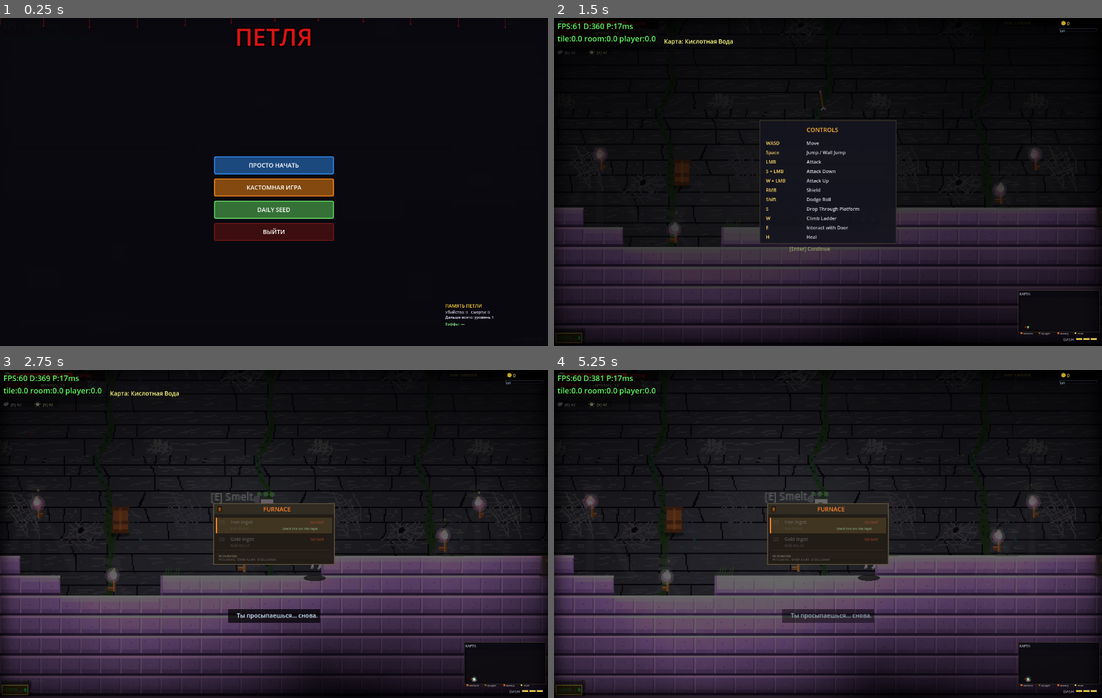
Above: before the commit, frames 1-4 (two rows, left to right).
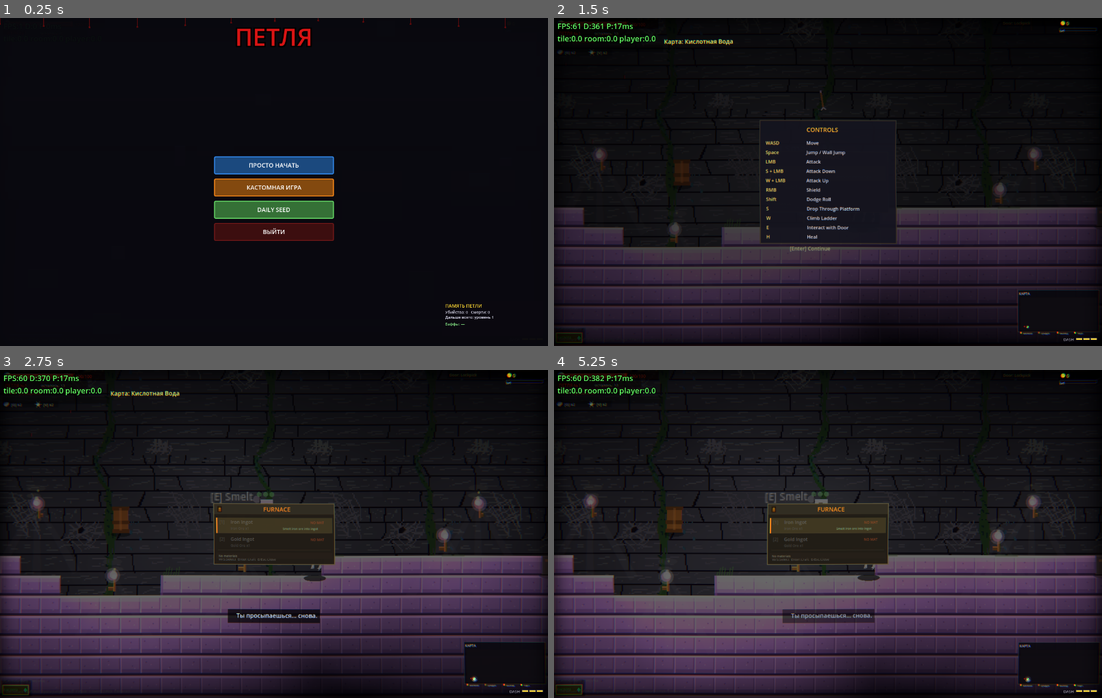
Above: after the commit, the same moments.

Repository: volcraft44/petlya-game
Game: Godot game, scene res://scenes/main.tscn
Same seed, same stepped clock (60 frames per second), same inputs: the game is played once before the commit and once after it.
Inputs (mouse positions are in pixels of both pictures, inside the frame that each line leads up to):
- Up to frame 1 (0.25 s): no input
- Up to frame 2 (1.5 s): click "ПРОСТО НАЧАТЬ" at 0.5 s; tap Enter (ui_accept) at 1.25 s; move the mouse to (948, 165) at 1.27 s; hold D (move_right) from 1.28 s (still down); tap E (interact) at 1.35 s; click (948, 165) at 1.42 s
- Up to frame 3 (2.75 s): tap Space (jump) at 1.52, 1.82 s; release D (move_right) at 2 s; drag from (164, 550) to (312, 563) at 2.02 s
- Up to frame 4 (5.25 s): move the mouse to (882, 461) at 2.77 s; hold A (move_left) 2.78-3.5 s; tap 1 at 2.85 s; click (882, 461) at 2.92 s; drag from (800, 599) to (828, 524) at 3.52 s; move the mouse to (992, 583) at 4.27 s; hold D (move_right) 4.28-5 s; tap 3 at 4.35 s; click (992, 583) at 4.42 s; tap Space (jump) at 4.52, 4.82 s; drag from (663, 484) to (789, 524) at 5.02 s

The runs differ from the first frame. In frame 2, 1.4% of the frame differs, in the area x 0-100%, y 0-100%; in frame 3, 2.0%; in frame 4, 1.8%.

Commit message:
Add tasteful psychedelic screen shader (cheap, single GPU pass)
One full-screen canvas shader (hue drift + gentle wave warp + edge chromatic
aberration + soft breathing) on a layer below the UI, so the world is trippy
but HUD/controls stay crisp. Intensity is a saved setting (off/low/med/high)
and surges as HP drops. Layer is hidden entirely when off (no back-buffer
copy cost). Replaces the old expensive per-primitive psychedelic overlay.

Co-Authored-By: Claude Opus 4.8 <noreply@anthropic.com>

Diff:
--- a/scripts/hud.gd
+++ b/scripts/hud.gd
@@ -84,6 +84,7 @@
 var settings_sfx_vol: float = 60.0
 var settings_shake: bool = true
 var settings_fps: int = 60
+var settings_psy: int = 1
 
 # === ECONOMY & PROGRESSION ===
 var coins: int = 0
@@ -1822,21 +1823,23 @@
 	draw_node.draw_string(ThemeDB.fallback_font, Vector2(cx, screen_size.y * 0.82),
 		"W/S выбор   Enter принять", HORIZONTAL_ALIGNMENT_CENTER, -1, 8, Color(0.5, 0.5, 0.5))
 
-func show_settings(sel: int, master: float, sfx: float, shake: bool, fps: int = 60):
+func show_settings(sel: int, master: float, sfx: float, shake: bool, fps: int = 60, psy: int = 1):
 	settings_visible = true
 	settings_selection = sel
 	settings_master_vol = master
 	settings_sfx_vol = sfx
 	settings_shake = shake
 	settings_fps = fps
+	settings_psy = psy
 	draw_node.queue_redraw()
 
-func update_settings(sel: int, master: float, sfx: float, shake: bool, fps: int = 60):
+func update_settings(sel: int, master: float, sfx: float, shake: bool, fps: int = 60, psy: int = 1):
 	settings_selection = sel
 	settings_master_vol = master
 	settings_sfx_vol = sfx
 	settings_shake = shake
 	settings_fps = fps
+	settings_psy = psy
 	draw_node.queue_redraw()
 
 func hide_settings():
@@ -1852,7 +1855,7 @@
 
 	# Panel
 	var pw = 240.0
-	var ph = 200.0
+	var ph = 236.0
 	draw_node.draw_rect(Rect2(cx - pw / 2, cy - ph / 2, pw, ph), Color(0.08, 0.08, 0.12, 0.97))
 	draw_node.draw_rect(Rect2(cx - pw / 2, cy - ph / 2, pw, ph), Color(0.4, 0.4, 0.6, 0.8), false, 2.0)
 
@@ -1860,12 +1863,12 @@
 	draw_node.draw_string(ThemeDB.fallback_font, Vector2(cx, cy - ph / 2 + 16),
 		"НАСТРОЙКИ", HORIZONTAL_ALIGNMENT_CENTER, -1, 16, Color(1, 0.9, 0.4))
 
-	# Items: master vol, sfx vol, screen shake, fps limit
-	var labels = ["Громкость:", "Звуки:", "Тряска экрана:", "Лимит FPS:"]
-	var row_h = 36.0
-	var start_y = cy - ph / 2 + 44.0
-
-	for i in 4:
+	# Items: master vol, sfx vol, screen shake, fps limit, psychedelic
+	var labels = ["Громкость:", "Звуки:", "Тряска экрана:", "Лимит FPS:", "Психоделика:"]
+	var row_h = 34.0
+	var start_y = cy - ph / 2 + 42.0
+
+	for i in 5:
 		var ry = start_y + i * row_h
 		var selected = (i == settings_selection)
 		var label_col = Color(1, 1, 1) if selected else Color(0.6, 0.6, 0.6)
@@ -1887,11 +1890,17 @@
 			var toggle_col = Color(0.3, 1, 0.3) if settings_shake else Color(1, 0.4, 0.4)
 			draw_node.draw_string(ThemeDB.fallback_font, Vector2(cx + 14, ry + 14),
 				toggle_text, HORIZONTAL_ALIGNMENT_LEFT, -1, 11, toggle_col)
-		else:
+		elif i == 3:
 			var fps_text = "БЕЗ ЛИМИТА" if settings_fps == 0 else str(settings_fps)
 			var fps_col = Color(0.4, 0.9, 1.0) if selected else Color(0.7, 0.8, 0.9)
 			draw_node.draw_string(ThemeDB.fallback_font, Vector2(cx + 14, ry + 14),
 				"< " + fps_text + " >", HORIZONTAL_ALIGNMENT_LEFT, -1, 11, fps_col)
+		else:
+			var psy_names = ["ВЫКЛ", "СЛАБО", "СРЕДНЕ", "СИЛЬНО"]
+			var psy_text = psy_names[clampi(settings_psy, 0, 3)]
+			var psy_col = Color(0.85, 0.5, 1.0) if selected else Color(0.7, 0.6, 0.85)
+			draw_node.draw_string(ThemeDB.fallback_font, Vector2(cx + 14, ry + 14),
+				"< " + psy_text + " >", HORIZONTAL_ALIGNMENT_LEFT, -1, 11, psy_col)
 
 	# Hint
 	draw_node.draw_string(ThemeDB.fallback_font, Vector2(cx, cy + ph / 2 - 14),
--- a/scripts/main.gd
+++ b/scripts/main.gd
@@ -92,7 +92,7 @@
 # Лимит FPS: варианты (0 = без лимита). Меняется в настройках.
 var settings_fps_options: Array = [30, 60, 90, 120, 144, 0]
 var settings_fps_idx: int = 1   # выставится в _ready по платформе
-const SETTINGS_COUNT := 4   # пунктов в меню настроек (громкость, sfx, тряска, fps)
+const SETTINGS_COUNT := 5   # громкость, sfx, тряска, fps, психоделика
 var tutorial_requested: bool = false
 
 # Post-boss bonus
@@ -138,6 +138,12 @@
 var _fps_label: Label
 var _fps_cd: float = 0.0
 
+# Психоделический полноэкранный шейдер
+var _psy_mat: ShaderMaterial = null
+var _psy_layer: CanvasLayer = null
+var settings_psy: int = 1   # 0=выкл, 1=слабо, 2=средне, 3=сильно
+const PSY_LEVELS := [0.0, 0.30, 0.6, 1.0]
+
 
 # Низкое железо (телефон): на нём выключаем весь динамический свет —
 # главный пожиратель FPS в 2D — и держим сцену яркой через ambient.
@@ -161,6 +167,7 @@
 		settings_sfx_vol = cfg.get_value("audio", "sfx", settings_sfx_vol)
 		settings_shake = cfg.get_value("game", "shake", settings_shake)
 		settings_fps_idx = clampi(cfg.get_value("game", "fps_idx", settings_fps_idx), 0, settings_fps_options.size() - 1)
+		settings_psy = clampi(cfg.get_value("game", "psy", settings_psy), 0, 3)
 
 func _save_settings():
 	var cfg := ConfigFile.new()
@@ -168,6 +175,7 @@
 	cfg.set_value("audio", "sfx", settings_sfx_vol)
 	cfg.set_value("game", "shake", settings_shake)
 	cfg.set_value("game", "fps_idx", settings_fps_idx)
+	cfg.set_value("game", "psy", settings_psy)
 	cfg.save(SETTINGS_PATH)
 
 func _ready():
@@ -197,6 +205,27 @@
 	camera.position_smoothing_speed = 8.0
 	add_child(camera)
 	camera.make_current()  # гарантируем, что это активная камера (для куллинга тайлов)
+
+	# === Психоделический шейдер (слой 40: поверх мира, под UI) ===
+	# BackBufferCopy копирует мир → ColorRect перерисовывает его искажённым.
+	# UI (управление/HUD на слоях 50+) остаётся чётким.
+	_psy_layer = CanvasLayer.new()
+	var psy_layer := _psy_layer
+	psy_layer.layer = 40
+	psy_layer.visible = settings_psy > 0   # выключен → нет копии экрана/шейдера
+	add_child(psy_layer)
+	var bbc := BackBufferCopy.new()
+	bbc.copy_mode = BackBufferCopy.COPY_MODE_VIEWPORT
+	psy_layer.add_child(bbc)
+	var psy_rect := ColorRect.new()
+	psy_rect.set_anchors_and_offsets_preset(Control.PRESET_FULL_RECT)
+	psy_rect.mouse_filter = Control.MOUSE_FILTER_IGNORE
+	_psy_mat = ShaderMaterial.new()
+	_psy_mat.shader = load("res://shaders/psychedelic.gdshader")
+	_psy_mat.set_shader_parameter("intensity", PSY_LEVELS[settings_psy])
+	_psy_mat.set_shader_parameter("surge", 0.0)
+	psy_rect.material = _psy_mat
+	psy_layer.add_child(psy_rect)
 
 	# Тёмный лиловый сумрак — атмосферно но не светло.
 	darkness = CanvasModulate.new()
@@ -1264,6 +1293,13 @@
 # ───────────────────────────────────────────────────────────────────────────
 
 func _process(delta):
+	# Психоделика усиливается при низком HP («штырит» сильнее у смерти)
+	if _psy_mat and settings_psy > 0 and player and is_instance_valid(player) and not player.is_dead:
+		var hp_frac := float(player.health) / float(maxi(player.max_health, 1))
+		var surge := 0.0
+		if hp_frac < 0.35:
+			surge = (0.35 - hp_frac) / 0.35 * 0.30
+		_psy_mat.set_shader_parameter("surge", surge)
 	if _fps_label:
 		_fps_cd -= delta
 		if _fps_cd <= 0.0:
@@ -1364,7 +1400,7 @@
 		0: _unpause()
 		1:
 			settings_open = true
-			hud.show_settings(settings_selection, settings_master_vol, settings_sfx_vol, settings_shake, settings_fps_options[settings_fps_idx])
+			hud.show_settings(settings_selection, settings_master_vol, settings_sfx_vol, settings_shake, settings_fps_options[settings_fps_idx], settings_psy)
 		2:
 			_unpause()
 			tutorial_requested = true
@@ -1375,7 +1411,7 @@
 
 func _sync_settings_hud():
 	hud.update_settings(settings_selection, settings_master_vol, settings_sfx_vol,
-		settings_shake, settings_fps_options[settings_fps_idx])
+		settings_shake, settings_fps_options[settings_fps_idx], settings_psy)
 
 func _settings_adjust(dir: int):
 	match settings_selection:
@@ -1390,6 +1426,12 @@
 			# Циклически меняем лимит FPS и сразу применяем
 			settings_fps_idx = (settings_fps_idx + dir + settings_fps_options.size()) % settings_fps_options.size()
 			Engine.max_fps = settings_fps_options[settings_fps_idx]
+		4:
+			settings_psy = clampi(settings_psy + dir, 0, 3)
+			if _psy_mat:
+				_psy_mat.set_shader_parameter("intensity", PSY_LEVELS[settings_psy])
+			if _psy_layer:
+				_psy_layer.visible = settings_psy > 0
 	_save_settings()
 	_sync_settings_hud()
 
--- /dev/null
+++ b/shaders/psychedelic.gdshader
@@ -0,0 +1,52 @@
+shader_type canvas_item;
+// Полноэкранный психоделический эффект (один проход на GPU — дёшево).
+// Делает: мягкое волновое искажение, хроматическую аберрацию по краям и
+// плавный сдвиг оттенка. Всё масштабируется параметром intensity.
+
+uniform sampler2D screen_tex : hint_screen_texture, filter_linear;
+uniform float intensity = 0.0;   // базовая сила (0..1) из настроек
+uniform float surge = 0.0;       // доп. усиление (низкое HP / события) 0..1
+
+// Поворот оттенка вокруг оси яркости (формула Родригеса) — корректно и дёшево.
+vec3 hue_rotate(vec3 col, float a) {
+	const vec3 k = vec3(0.57735026919);
+	float ca = cos(a);
+	return col * ca + cross(k, col) * sin(a) + k * dot(k, col) * (1.0 - ca);
+}
+
+void fragment() {
+	float amt = clamp(intensity + surge, 0.0, 1.2);
+	if (amt <= 0.001) {
+		COLOR = texture(screen_tex, SCREEN_UV);
+	} else {
+		float t = TIME;
+		vec2 uv = SCREEN_UV;
+
+		// 1) Мягкое волновое колыхание
+		float warp = 0.0022 * amt;
+		vec2 wuv = uv + vec2(
+			sin(uv.y * 14.0 + t * 1.2) * warp,
+			cos(uv.x * 12.0 + t * 0.9) * warp
+		);
+
+		// 2) Хроматическая аберрация — сильнее к краям и при surge
+		vec2 c = uv - vec2(0.5);
+		float edge = dot(c, c);                       // 0 в центре .. ~0.5 по углам
+		float ca = (0.0012 + edge * 0.012) * amt;
+		vec2 dir = normalize(c + vec2(0.00001));
+		vec3 col;
+		col.r = texture(screen_tex, wuv + dir * ca).r;
+		col.g = texture(screen_tex, wuv).g;
+		col.b = texture(screen_tex, wuv - dir * ca).b;
+
+		// 3) Плавный сдвиг оттенка (медленный, не кислотный)
+		float hue = (sin(t * 0.18) * 0.35 + sin(t * 0.07) * 0.2) * amt;
+		col = hue_rotate(col, hue);
+
+		// 4) Лёгкая пульсация насыщенности/яркости — «дыхание»
+		float pulse = 1.0 + sin(t * 1.6) * 0.03 * amt;
+		col *= pulse;
+
+		COLOR = vec4(col, 1.0);
+	}
+}
Not shown, added: shaders/psychedelic.gdshader.uid
